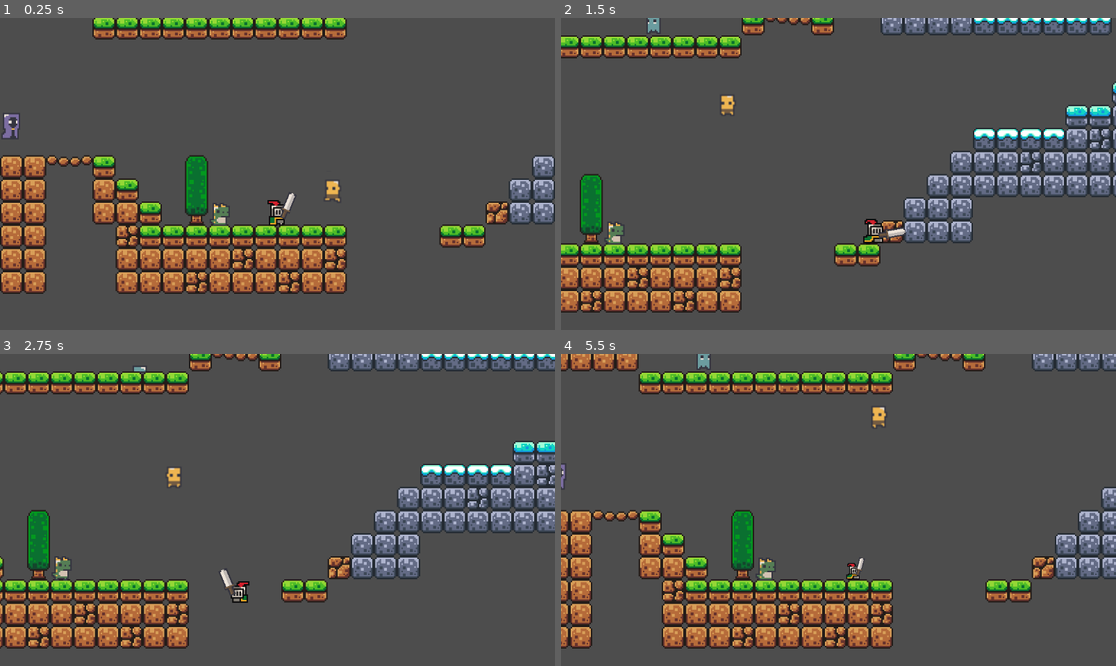
Above: before the commit, frames 1-4 (two rows, left to right).
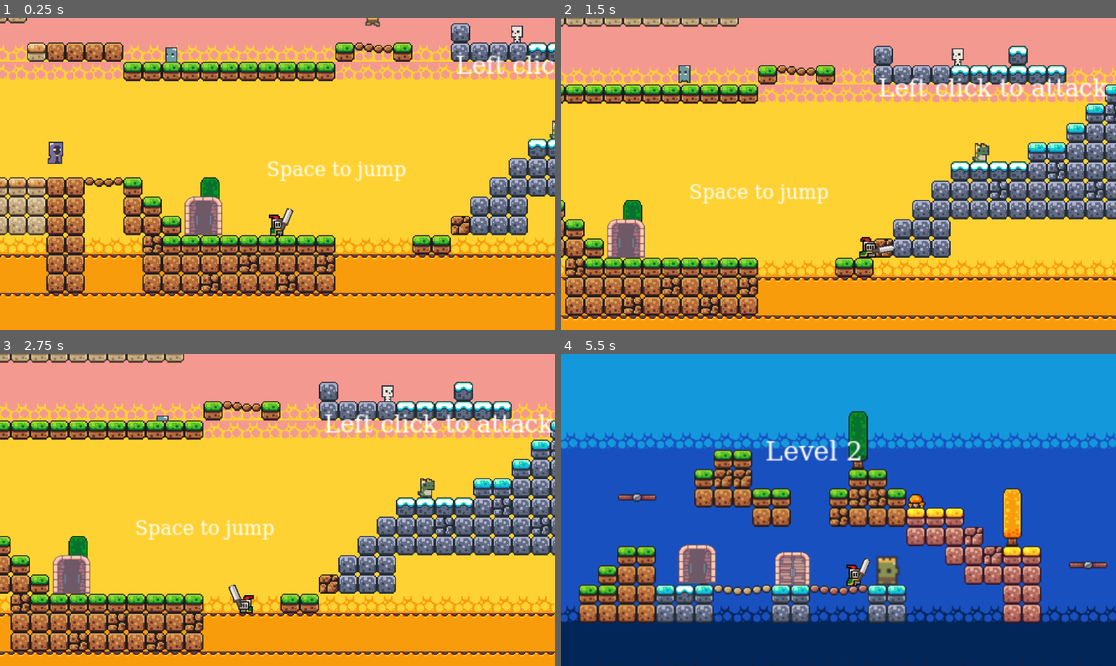
Above: after the commit, the same moments.

Repository: anhDNla/2D-Action-Adventure-Game-
Game: Godot game, scene res://Scenes/level_1.tscn
Two runs of this game, one before a commit and one after it. Both use one fixed random seed, a clock stepped at 60 frames per second and the inputs below. Before the commit the project starts from res://Scenes/main.tscn.
Inputs (mouse positions are in pixels of both pictures, inside the frame that each line leads up to):
- Up to frame 1 (0.25 s): no input
- Up to frame 2 (1.5 s): tap Enter (ui_accept) at 0.5, 1.25 s; move the mouse to (960, 158) at 0.52 s; press the mouse at (960, 158) at 0.53 s; hold Right (move_right) from 0.53 s (still down); tap Space (jump) at 0.77 s; move the mouse to (727, 189) at 1.27 s; release the mouse at (727, 189) at 1.28 s; click (727, 189) at 1.35 s
- Up to frame 3 (2.75 s): tap Space (jump) at 1.52 s; tap Enter (ui_accept) at 2 s; move the mouse to (333, 441) at 2.02 s; release Right (move_right) at 2.03 s; press the mouse at (333, 441) at 2.03 s; hold Left (move_left) from 2.03 s (still down)
- Up to frame 4 (5.5 s): tap Enter (ui_accept) at 2.75, 3.5, 4.25 s; move the mouse to (810, 572) at 2.77 s; release Left (move_left) at 2.78 s; release the mouse at (810, 572) at 2.78 s; hold Right (move_right) 2.78-4.28 s; click (810, 572) at 2.85 s; tap Space (jump) at 3.02, 3.77, 4.52 s; move the mouse to (1005, 556) at 3.52 s; press the mouse at (1005, 556) at 3.53 s; move the mouse to (672, 463) at 4.27 s; release the mouse at (672, 463) at 4.28 s; hold Left (move_left) 4.28-5.03 s; click (672, 463) at 4.35 s; move the mouse to (866, 510) at 5.02 s; press the mouse at (866, 510) at 5.03 s; hold Right (move_right) from 5.03 s (still down)

The runs differ from the first frame. In frame 1, 97% of the frame differs, in the area x 0-100%, y 0-100%; in frame 2, 96%; in frame 3, 96%; in frame 4, 100%.

Commit message:
Level and Knockback physics commit
Successfully merged the level design commit with the jason branch's physics. Main scene to be removed at a later time. Level 1 scene is set as main scene now.

Diff:
--- a/project.godot
+++ b/project.godot
@@ -11,7 +11,7 @@
 [application]
 
 config/name="CS410"
-run/main_scene="res://Scenes/main.tscn"
+run/main_scene="res://Scenes/level_1.tscn"
 config/features=PackedStringArray("4.2", "Mobile")
 config/icon="res://icon.svg"
 
